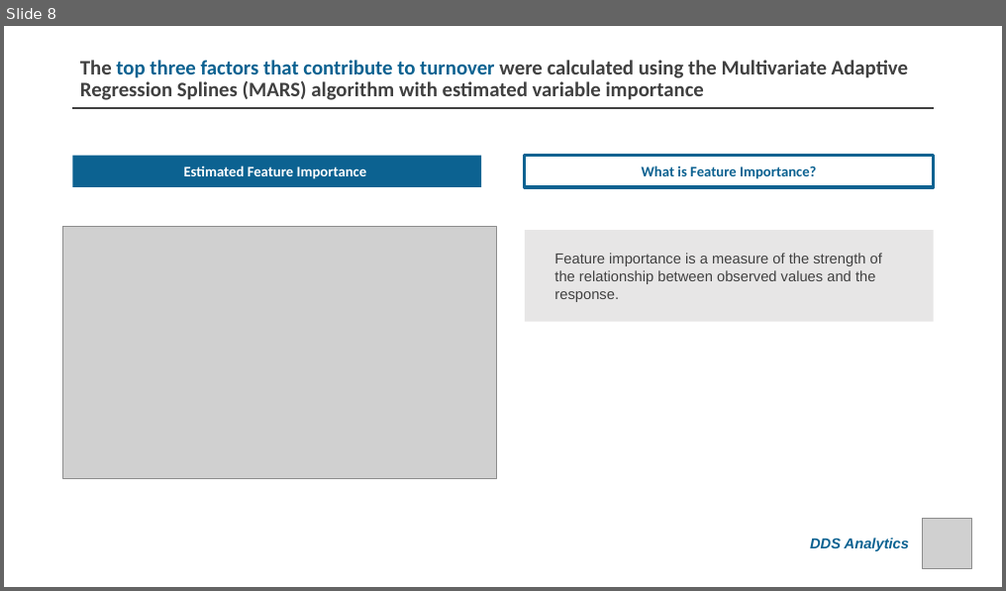
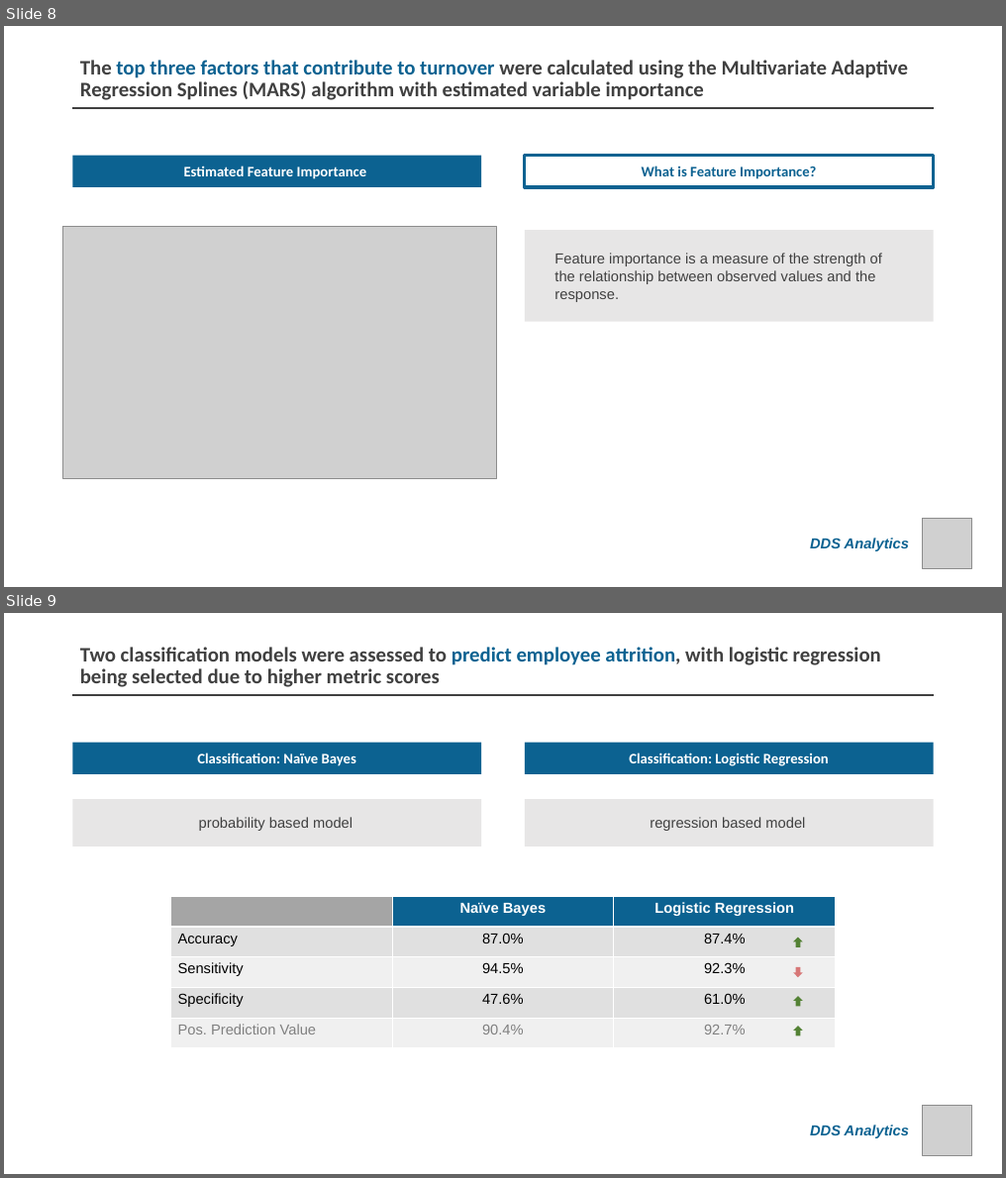
Before and after one commit to RobertLeePrice/MSDS6306_CaseStudy_2, a slide deck: MSDS6306_CaseStudy_02_RobertPrice.pptx. Shown one above the other, each under a label of ours: slide 8 before the commit, slides 8 and 9 after it. The pictures are 1006x591 and 1006x1178 pixels, drawn with LibreOffice and Linux fonts; fonts in the diff are those of the drawing; grey boxes stand for pictures. Boxes give left, top, right and bottom in pixels: in the first picture for what was removed or moved away, otherwise in the second. Text is boxed around its words. In the diff, an @@ line names an element or a change of style, - is before the commit and + after.

```diff
--- a/MSDS6306_CaseStudy_02_RobertPrice.pptx
+++ b/MSDS6306_CaseStudy_02_RobertPrice.pptx
@@ slide 9 added at box(4, 613, 1002, 1174), background #FFFFFF @@
@@ title added at box(73, 643, 934, 690), outline #FFFFFF 0.75 pt, 19.8 pt, text #404040, bold @@
+Two classification models were assessed to predict employee attrition, with logistic regression being selected due to higher metric scores
@@ line added from (73, 695) to (934, 695), #404040 2.25 pt @@
@@ rectangle added at box(73, 743, 481, 774), fill #0C6291, 14 pt, text #FFFFFF, bold @@
+Classification: Naïve Bayes
@@ rectangle added at box(525, 743, 933, 774), fill #0C6291, 14 pt, text #FFFFFF, bold @@
+Classification: Logistic Regression
@@ rectangle added at box(73, 799, 481, 847), fill #E7E6E6 @@
@@ text added at box(199, 817, 352, 831), 14 pt, text #404040 @@
+probability based model
@@ rectangle added at box(525, 799, 933, 847), fill #E7E6E6 @@
@@ text added at box(649, 817, 805, 831), 14 pt, text #404040 @@
+regression based model
@@ table added at box(170, 897, 835, 1049), 5 rows, 3 columns @@
+ | Naïve Bayes | Logistic Regression
+Accuracy | 87.0% | 87.4%
+Sensitivity | 94.5% | 92.3%
+Specificity | 47.6% | 61.0%
+Pos. Prediction Value | 90.4% | 92.7%
@@ down arrow added at box(793, 937, 803, 948), fill #548235 @@
@@ down arrow added at box(793, 967, 803, 977), fill #C00000 at 50% opacity @@
@@ down arrow added at box(793, 996, 803, 1007), fill #548235 @@
@@ down arrow added at box(793, 1026, 803, 1037), fill #548235 @@
@@ picture added at box(923, 1106, 973, 1156) @@
@@ text added at box(810, 1125, 909, 1139), 14 pt, text #0C6291, bold, italic @@
+DDS Analytics
```
Also in this commit, not shown: 2 slides changed, 1 other slide added, 1 slide removed, 2 other files.
